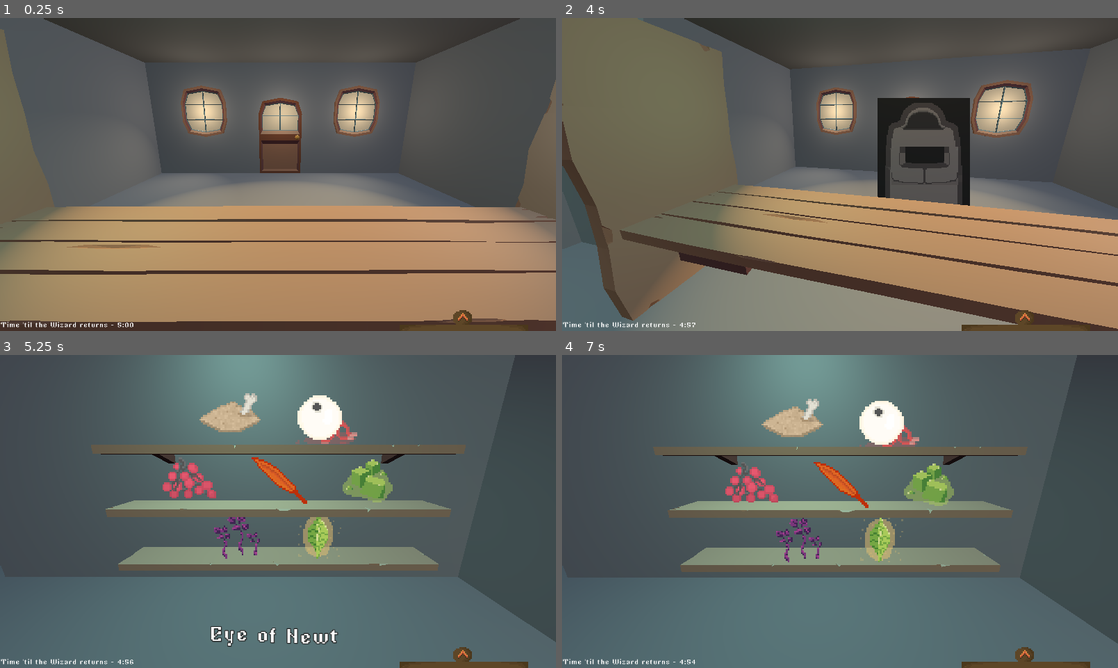
Above: before the commit, frames 1-4 (two rows, left to right).
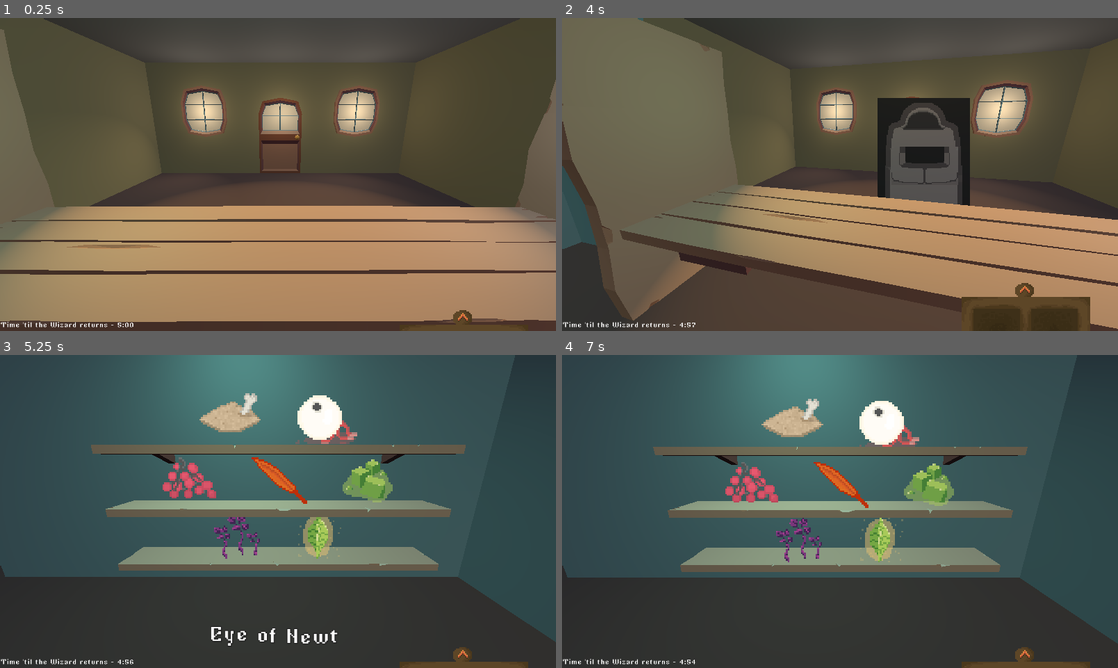
Above: after the commit, the same moments.

Repository: abilliontrillionstars/potion-meld
Game: Godot game, scene res://Scenes/game.tscn
Same seed, same stepped clock (60 frames per second), same inputs: the game is played once before the commit and once after it.
Inputs (mouse positions are in pixels of both pictures, inside the frame that each line leads up to):
- Up to frame 1 (0.25 s): no input
- Up to frame 2 (4 s): click (828, 171) at 0.5 s; click (828, 171) at 1.25 s; click (828, 171) at 2 s; move the mouse to (962, 158) at 2.77 s; tap R (ChangeColor) at 2.85 s; click (962, 158) at 3.05 s; move the mouse to (728, 190) at 3.52 s; click (728, 190) at 3.6 s; tap Left (look_left) at 3.8 s
- Up to frame 3 (5.25 s): click (461, 596) at 4.27 s; move the mouse to (333, 442) at 5.02 s; tap Left (look_left) at 5.1 s
- Up to frame 4 (7 s): tap R (ChangeColor) at 5.3, 5.85 s; move the mouse to (812, 574) at 5.77 s; click (812, 574) at 6.05 s; move the mouse to (1006, 558) at 6.52 s; click (1006, 558) at 6.6 s; tap Left (look_left) at 6.8 s

The runs differ from the first frame. In frame 1, 42% of the frame differs, in the area x 0-100%, y 0-61%; in frame 2, 37%; in frame 3, 33%; in frame 4, 34%.

Commit message:
Cauldron can accept ingredients, mix colors, empties after two ingredients are sufficiently stirred, added flush animation

Diff:
--- a/potion-meld/Scenes/PackedScenes/cauldron.tscn
+++ b/potion-meld/Scenes/PackedScenes/cauldron.tscn
@@ -36,9 +36,127 @@
 "points": PackedFloat32Array(0, -0.25, 0, 0.25, 0),
 "times": PackedFloat32Array(0)
 }
+tracks/1/type = "bezier"
+tracks/1/imported = false
+tracks/1/enabled = true
+tracks/1/path = NodePath("Liquid:scale:x")
+tracks/1/interp = 1
+tracks/1/loop_wrap = true
+tracks/1/keys = {
+"handle_modes": PackedInt32Array(0),
+"points": PackedFloat32Array(0.9, -0.25, 0, 0.25, 0),
+"times": PackedFloat32Array(0)
+}
+tracks/2/type = "bezier"
+tracks/2/imported = false
+tracks/2/enabled = true
+tracks/2/path = NodePath("Liquid:scale:y")
+tracks/2/interp = 1
+tracks/2/loop_wrap = true
+tracks/2/keys = {
+"handle_modes": PackedInt32Array(0),
+"points": PackedFloat32Array(0.9, -0.25, 0, 0.25, 0),
+"times": PackedFloat32Array(0)
+}
+tracks/3/type = "bezier"
+tracks/3/imported = false
+tracks/3/enabled = true
+tracks/3/path = NodePath("Liquid:scale:z")
+tracks/3/interp = 1
+tracks/3/loop_wrap = true
+tracks/3/keys = {
+"handle_modes": PackedInt32Array(0),
+"points": PackedFloat32Array(0.9, -0.25, 0, 0.25, 0),
+"times": PackedFloat32Array(0)
+}
+tracks/4/type = "bezier"
+tracks/4/imported = false
+tracks/4/enabled = true
+tracks/4/path = NodePath("Liquid:rotation:y")
+tracks/4/interp = 1
+tracks/4/loop_wrap = true
+tracks/4/keys = {
+"handle_modes": PackedInt32Array(0),
+"points": PackedFloat32Array(-1.5708, -0.25, 0, 0.25, 0),
+"times": PackedFloat32Array(0)
+}
+
+[sub_resource type="Animation" id="Animation_cobra"]
+resource_name = "LiquidFlush"
+length = 3.0
+tracks/0/type = "bezier"
+tracks/0/imported = false
+tracks/0/enabled = true
+tracks/0/path = NodePath("Liquid:position:y")
+tracks/0/interp = 1
+tracks/0/loop_wrap = true
+tracks/0/keys = {
+"handle_modes": PackedInt32Array(0, 0, 3, 3),
+"points": PackedFloat32Array(0, -0.25, 0, 0.25, 0, -1.03581, -0.25, 0, 0.25, 0, 0.0557709, -0.366667, -0.128421, 0.366667, 0.128421, 0, -0.333333, -0.0726501, 0.333333, 0.0726501),
+"times": PackedFloat32Array(0, 1.26667, 2.26667, 3)
+}
+tracks/1/type = "bezier"
+tracks/1/imported = false
+tracks/1/enabled = true
+tracks/1/path = NodePath("Liquid:scale:x")
+tracks/1/interp = 1
+tracks/1/loop_wrap = true
+tracks/1/keys = {
+"handle_modes": PackedInt32Array(0, 0, 0),
+"points": PackedFloat32Array(0.9, -0.25, 0, 0.25, 0, 0.5, -0.25, 0, 0.25, 0, 0.9, -0.25, 0, 0.25, 0),
+"times": PackedFloat32Array(0, 1.5, 3)
+}
+tracks/2/type = "bezier"
+tracks/2/imported = false
+tracks/2/enabled = true
+tracks/2/path = NodePath("Liquid:scale:y")
+tracks/2/interp = 1
+tracks/2/loop_wrap = true
+tracks/2/keys = {
+"handle_modes": PackedInt32Array(0, 0, 0),
+"points": PackedFloat32Array(0.9, -0.25, 0, 0.25, 0, 0.5, -0.25, 0, 0.25, 0, 0.9, -0.25, 0, 0.25, 0),
+"times": PackedFloat32Array(0, 1.5, 3)
+}
+tracks/3/type = "bezier"
+tracks/3/imported = false
+tracks/3/enabled = true
+tracks/3/path = NodePath("Liquid:scale:z")
+tracks/3/interp = 1
+tracks/3/loop_wrap = true
+tracks/3/keys = {
+"handle_modes": PackedInt32Array(0, 0, 0),
+"points": PackedFloat32Array(0.9, -0.25, 0, 0.25, 0, 0.5, -0.25, 0, 0.25, 0, 0.9, -0.25, 0, 0.25, 0),
+"times": PackedFloat32Array(0, 1.5, 3)
+}
+tracks/4/type = "bezier"
+tracks/4/imported = false
+tracks/4/enabled = true
+tracks/4/path = NodePath("Liquid:rotation:y")
+tracks/4/interp = 1
+tracks/4/loop_wrap = true
+tracks/4/keys = {
+"handle_modes": PackedInt32Array(0, 3),
+"points": PackedFloat32Array(-1.5708, -0.25, 0, 0.25, 0, -23.5619, -2.16667, 0.144808, 2.16667, -0.144808),
+"times": PackedFloat32Array(0, 3)
+}
+tracks/5/type = "method"
+tracks/5/imported = false
+tracks/5/enabled = true
+tracks/5/path = NodePath(".")
+tracks/5/interp = 1
+tracks/5/loop_wrap = true
+tracks/5/keys = {
+"times": PackedFloat32Array(1.5),
+"transitions": PackedFloat32Array(1),
+"values": [{
+"args": [],
+"method": &"reset_cauldron"
+}]
+}
 
 [sub_resource type="AnimationLibrary" id="AnimationLibrary_cobra"]
 _data = {
+&"LiquidFlush": SubResource("Animation_cobra"),
 &"LiquidSplash": SubResource("Animation_n32s1"),
 &"RESET": SubResource("Animation_3ufmt")
 }
--- a/potion-meld/Scenes/game.tscn
+++ b/potion-meld/Scenes/game.tscn
@@ -58,6 +58,21 @@
 
 [sub_resource type="BoxMesh" id="BoxMesh_wrm1d"]
 
+[sub_resource type="StandardMaterial3D" id="StandardMaterial3D_iivbl"]
+albedo_color = Color(0.325022, 0.240918, 0.212378, 1)
+
+[sub_resource type="StandardMaterial3D" id="StandardMaterial3D_7t8sx"]
+albedo_color = Color(0.464789, 0.275604, 0.517375, 1)
+
+[sub_resource type="StandardMaterial3D" id="StandardMaterial3D_7nbq1"]
+albedo_color = Color(0.567718, 0.516128, 0.343222, 1)
+
+[sub_resource type="StandardMaterial3D" id="StandardMaterial3D_exi56"]
+albedo_color = Color(0.410185, 0.528536, 0.526661, 1)
+
+[sub_resource type="StandardMaterial3D" id="StandardMaterial3D_mg4q0"]
+albedo_color = Color(0.733981, 0.626518, 0.49892, 1)
+
 [sub_resource type="StyleBoxEmpty" id="StyleBoxEmpty_o5yvi"]
 
 [node name="World" type="Node3D"]
@@ -96,6 +111,7 @@
 transform = Transform3D(40, 0, 0, 0, 0.2, 0, 0, 0, 20, 0, -0.15, 0)
 mesh = SubResource("BoxMesh_wrm1d")
 skeleton = NodePath("../..")
+surface_material_override/0 = SubResource("StandardMaterial3D_iivbl")
 
 [node name="MeshInstance3D6" type="MeshInstance3D" parent="Geometry"]
 transform = Transform3D(40, 0, 0, 0, 0.2, 0, 0, 0, 20, 0, 5.06289, 0)
@@ -106,41 +122,49 @@
 transform = Transform3D(0.1, 0, 0, 0, 5.25, 0, 0, 0, 10, -10, 2.5, -2.99697)
 mesh = SubResource("BoxMesh_wrm1d")
 skeleton = NodePath("../..")
+surface_material_override/0 = SubResource("StandardMaterial3D_7t8sx")
 
 [node name="MeshInstance3D4" type="MeshInstance3D" parent="Geometry"]
 transform = Transform3D(0.1, 0, 0, 0, 5.25, 0, 0, 0, 8, -6, 2.5, 6.03819)
 mesh = SubResource("BoxMesh_wrm1d")
 skeleton = NodePath("../..")
+surface_material_override/0 = SubResource("StandardMaterial3D_7nbq1")
 
 [node name="MeshInstance3D5" type="MeshInstance3D" parent="Geometry"]
 transform = Transform3D(0.1, 0, 0, 0, 5.25, 0, 0, 0, 8, 6, 2.5, 6.03819)
 mesh = SubResource("BoxMesh_wrm1d")
 skeleton = NodePath("../..")
+surface_material_override/0 = SubResource("StandardMaterial3D_7nbq1")
 
 [node name="MeshInstance3D7" type="MeshInstance3D" parent="Geometry"]
 transform = Transform3D(8, 0, 0, 0, 5.25, 0, 0, 0, 0.1, -7.95, 2.5, 2)
 mesh = SubResource("BoxMesh_wrm1d")
 skeleton = NodePath("../..")
+surface_material_override/0 = SubResource("StandardMaterial3D_7t8sx")
 
 [node name="MeshInstance3D11" type="MeshInstance3D" parent="Geometry"]
 transform = Transform3D(8, 0, 0, 0, 5.25, 0, 0, 0, 0.1, 7.95, 2.5, 2)
 mesh = SubResource("BoxMesh_wrm1d")
 skeleton = NodePath("../..")
+surface_material_override/0 = SubResource("StandardMaterial3D_exi56")
 
 [node name="MeshInstance3D8" type="MeshInstance3D" parent="Geometry"]
 transform = Transform3D(20, 0, 0, 0, 5.25, 0, 0, 0, 0.1, 0, 2.5, 9.9475)
 mesh = SubResource("BoxMesh_wrm1d")
 skeleton = NodePath("../..")
+surface_material_override/0 = SubResource("StandardMaterial3D_7nbq1")
 
 [node name="MeshInstance3D9" type="MeshInstance3D" parent="Geometry"]
 transform = Transform3D(30, 0, 0, 0, 5.25, 0, 0, 0, 0.1, 0, 2.5, -10)
 mesh = SubResource("BoxMesh_wrm1d")
 skeleton = NodePath("../..")
+surface_material_override/0 = SubResource("StandardMaterial3D_mg4q0")
 
 [node name="MeshInstance3D3" type="MeshInstance3D" parent="Geometry"]
 transform = Transform3D(0.1, 0, 0, 0, 5.25, 0, 0, 0, 10, 7, 2.5, -3.00481)
 mesh = SubResource("BoxMesh_wrm1d")
 skeleton = NodePath("../..")
+surface_material_override/0 = SubResource("StandardMaterial3D_exi56")
 
 [node name="counter" parent="Geometry" instance=ExtResource("5_wowpa")]
 transform = Transform3D(-4.37114e-08, 0, -2, 0, 1, 0, 1, 0, -8.74228e-08, 0, -0.8, 1.75)
--- a/potion-meld/Scripts/CameraController.gd
+++ b/potion-meld/Scripts/CameraController.gd
@@ -10,6 +10,7 @@
 @onready var customer_view = $"../HUD/CustomerView"
 @onready var stirrer_dragbox = $"../HUD/StirrerDragbox"
 @onready var shelf_hitbox = $"../HUD/IngredientShelf"
+@onready var inventory_popout = $"../HUD/InventoryManager/InventoryPopout"
 
 var target_transform
 var target_rot
@@ -42,6 +43,8 @@
 				target_rot = deg_to_rad(left_y_rot)
 				shelf_hitbox.show_hitboxes()
 				customer_view.hide_order_hitboxes()
+				inventory_popout.open_drawer()
+				inventory_popout.is_open = true
 				moving = true
 				state = 0
 			elif state == 2:
--- a/potion-meld/Scripts/cauldron.gd
+++ b/potion-meld/Scripts/cauldron.gd
@@ -5,9 +5,14 @@
 
 var liquid_color = Color(0.6, 0.6, 0.6, 1.0)
 var current_progress: float
+var finished = false
+var finished_timer = 0.0
+var resetting = false
 var heat: float
-var ingredient1: Ingredient
-var ingredient2: Ingredient
+var ingredient1 = -1
+var ingredient2 = -1
+var ingredient1_color
+var ingredient2_color
 
 var desired_color: Color
 var updating_color = false
@@ -43,13 +48,17 @@
 
 	stir_angle += stir_speed * delta
 
+	if current_progress > 200 and !finished:
+		finish_potion()
+
 	stirrer.position.x = cos(deg_to_rad(stir_angle)) / 1.8
 	stirrer.position.z = sin(deg_to_rad(stir_angle)) / 1.8
 	stirrer.rotation.y = deg_to_rad(-stir_angle) - 0.5
 
 	last_mouse_x = get_viewport().get_mouse_position().x
 
-	current_progress += stir_speed / 1000
+	if ingredient1 != -1 and ingredient2 != -1:
+		current_progress += stir_speed / 1000
 
 
 	if Input.is_action_just_pressed("ChangeColor"):
@@ -63,13 +72,72 @@
 		if stirring:
 			stirring = false
 
+	if finished:
+		finished_timer += delta
+		if finished_timer >= 1.0 and !resetting:
+			resetting = true
+			liquid_anim.play("LiquidFlush")
+
+
 func set_cauldron_color(new_color: Color):
+	color_lerp = 0.0
+	liquid_color = liquid_mat.get("shader_parameter/albedo")
 	updating_color = true
 	desired_color = new_color
 	liquid_anim.play("LiquidSplash")
+
+
+#DungeonDust, EyeOfNewt, GrapesOfWrath, PhoenixFeather, GelatinousCubes, GloomWeed, ElvenLeaf
+func add_ingredient(ingr_type):
+	if ingredient1 == -1:
+		ingredient1 = ingr_type
+		ingredient1_color = get_ingr_color(ingr_type)
+	elif ingredient2 == -1:
+		ingredient2 = ingr_type
+		ingredient2_color = get_ingr_color(ingr_type)
+	else:
+		print ("tell player cauldron is too full")
+
+	print (ingr_type)
+	set_cauldron_color(get_ingr_color(ingr_type))
 
 func _on_stirrer_dragbox_mouse_entered() -> void:
 	can_stir = true
 
 func _on_stirrer_dragbox_2_mouse_exited() -> void:
 	can_stir = false
+
+func finish_potion():
+	finished = true
+	current_progress = 0.0
+	print ("finished stirring potion")
+	var blend_color = Color((ingredient1_color.r + ingredient2_color.r) / 2, (ingredient1_color.g + ingredient2_color.g) / 2, (ingredient1_color.b + ingredient2_color.b) / 2, 1.0)
+	print (ingredient2_color)
+	print (blend_color)
+	set_cauldron_color(blend_color)
+
+func reset_cauldron():
+	finished = false
+	resetting = false
+	finished_timer = 0.0
+	current_progress = 0.0
+	ingredient1 = -1
+	ingredient2 = -1
+	liquid_mat.set("shader_parameter/albedo", Color(0.5, 0.5, 0.5, 1.0))
+
+func get_ingr_color(ingr_type):
+	match ingr_type:
+		0: #"DungeonDust":
+			return (Color(0.3411,0.2666,0.2,1.0))
+		1: #"EyeOfNewt":
+			return (Color(0.8941,0.9019,0.2627,1.0))
+		2: #"GrapesOfWrath":
+			return (Color(0.6823,0.4353,0.604,1.0))
+		3: #"PhoenixFeather":
+			return (Color(0.651,0.047,0.047,1.0))
+		4: #"GelatinousCubes":
+			return (Color(0.31,0.8745,0.7451,1.0))
+		5: #"GloomWeed":
+			return (Color(0.557,0.2352,0.91,1.0))
+		6: #"ElvenLeaf":
+			return (Color(0.251,0.357,0.2352,1.0))
--- a/potion-meld/Scripts/drawer.gd
+++ b/potion-meld/Scripts/drawer.gd
@@ -10,7 +10,9 @@
 		self.get_child(0).play("open")
 	self.is_open = not self.is_open
 
-
+func open_drawer():
+	if !is_open:
+		self.get_child(0).play("open")
 
 func _on_ready() -> void:
 	self.set_position(Vector2(768, 539))
--- a/potion-meld/Scripts/inventory_manager.gd
+++ b/potion-meld/Scripts/inventory_manager.gd
@@ -12,6 +12,7 @@
 var elven_sprite = preload("res://Textures/elvenleaf.png")
 
 @onready var camera_ref = $"../../Camera3D"
+@onready var cauldron = $"../../cauldron"
 
 var inv_slots_occupied = [false, false, false, false, false, false]
 var inv_slot_ingredients = [null, null, null, null, null, null]
@@ -54,10 +55,17 @@
 
 		if hovered_inv_slot != -1:
 			if camera_ref.state == 0:
-				print (hovered_inv_slot)
+				#print (hovered_inv_slot)
 				inv_slot_ingredients[hovered_inv_slot] = null
 				inv_slots_occupied[hovered_inv_slot] = false
 				slot_displays[hovered_inv_slot].texture = null
+
+			if camera_ref.state == 2:
+				cauldron.add_ingredient(inv_slot_ingredients[hovered_inv_slot])
+				inv_slot_ingredients[hovered_inv_slot] = null
+				inv_slots_occupied[hovered_inv_slot] = false
+				slot_displays[hovered_inv_slot].texture = null
+				print ("put dat shit in the cauldron !")
 
 
 	if camera_ref.state == 0:
--- a/potion-meld/Scripts/inventory_slot.gd
+++ b/potion-meld/Scripts/inventory_slot.gd
@@ -16,9 +16,9 @@
 
 func _on_mouse_entered() -> void:
 	inv_manager.hovered_inv_slot = slot_id
-	print("selected slot ", slot_id)
+	#print("selected slot ", slot_id)
 
 func _on_mouse_exited() -> void:
 	if slot_id == inv_manager.hovered_inv_slot:
 		inv_manager.hovered_inv_slot = -1
-		print("selected slot ", inv_manager.hovered_inv_slot)
+		#print("selected slot ", inv_manager.hovered_inv_slot)
Not shown: 1 places in potion-meld/Scenes/PackedScenes/cauldron.tscn that only renumber resources
Not shown: 1 places in potion-meld/Scenes/game.tscn that only renumber resources
